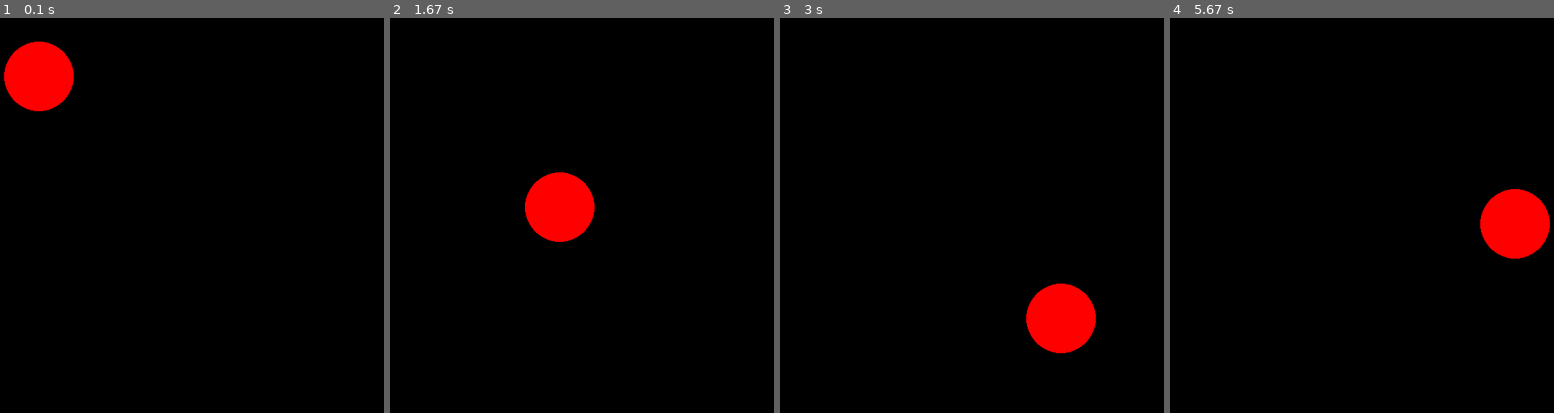
Above: before the commit, frames 1-4 (left to right).
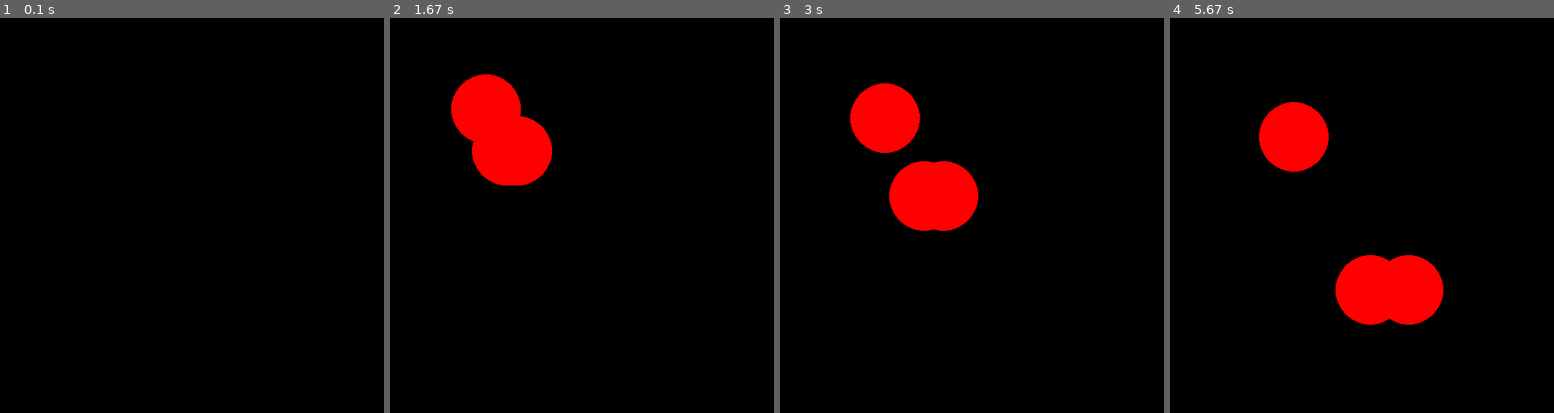
Above: after the commit, the same moments.

Repository: lev123-Kazarinov/Py_game
Game: pygame game, started from main.py
The game is run twice, just before and just after one commit, with the same random seed, the same clock (stepped at 60 frames per second) and the same inputs.
Inputs:
- Up to frame 1 (0.1 s): no input
- Up to frame 2 (1.67 s): no input
- Up to frame 3 (3 s): no input
- Up to frame 4 (5.67 s): no input

The runs differ from the first frame. In frame 1, 2.5% of the frame differs, in the area x 1-20%, y 5-24%; in frame 2, 7.4%; in frame 3, 8.3%; in frame 4, 9.1%, in the area x 23-99%, y 21-78%.

Commit message:
ТРи шарика летят в разные стороны и отскакивают от стенок д/з

Diff:
--- a/main.py
+++ b/main.py
@@ -1,4 +1,5 @@
 import pygame
+import random
 
 
 class Ball():
@@ -7,8 +8,8 @@
         self.y = pos[1]
         self.color = (255, 0, 0)
         self.r = 50
-        self.step_x = 0
-        self.step_y = 0
+        self.step_x = random.randint(0, 5)
+        self.step_y = random.randint(0, 5)
 
     def move(self):
         self.x += self.step_x
@@ -23,11 +24,11 @@
 
 
 pygame.init()
-first_ball = Ball((100, 100))
-first_ball.change_dir(1, 1)
-FPS = 1000
+x, y = random.randint(100, 200), random.randint(100, 200)
+list_ball = [Ball((x, y)) for i in range(3)]
+FPS = 10
 screen = pygame.display.set_mode((800, 600))
-x, y = 100, 100
+
 clock = pygame.time.Clock()
 running = True
 while running:
@@ -35,12 +36,14 @@
         if event.type == pygame.QUIT:
             running = False
     screen.fill((0, 0, 0))
-    first_ball.update()
-    first_ball.move()
-    if first_ball.x + first_ball.r == 800 or first_ball.x - first_ball.r == 0:
-        first_ball.change_dir(-first_ball.step_x, 0)
-    if first_ball.y + first_ball.r == 600 or first_ball.y - first_ball.r == 0:
-        first_ball.change_dir(0, -first_ball.step_y)
+    for bal in list_ball:
+        print(bal.x, bal.y, bal.r, bal.step_x, bal.step_y)
+        bal.update()
+        bal.move()
+        if bal.x + bal.r >= 800 or bal.x - bal.r <= 0:
+            bal.change_dir(-bal.step_x, bal.step_y)
+        if bal.y + bal.r >= 600 or bal.y - bal.r <= 0:
+            bal.change_dir(bal.step_x, -bal.step_y)
     clock.tick(FPS)
     pygame.display.flip()
 
